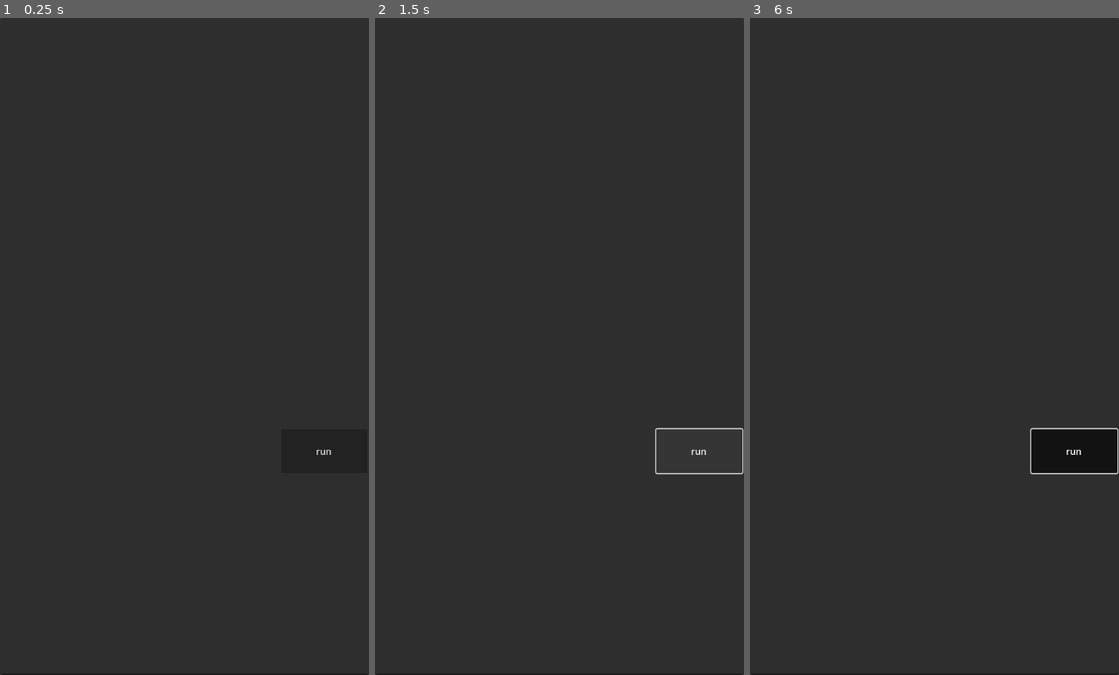
Above: before the commit, frames 1-3 (left to right).
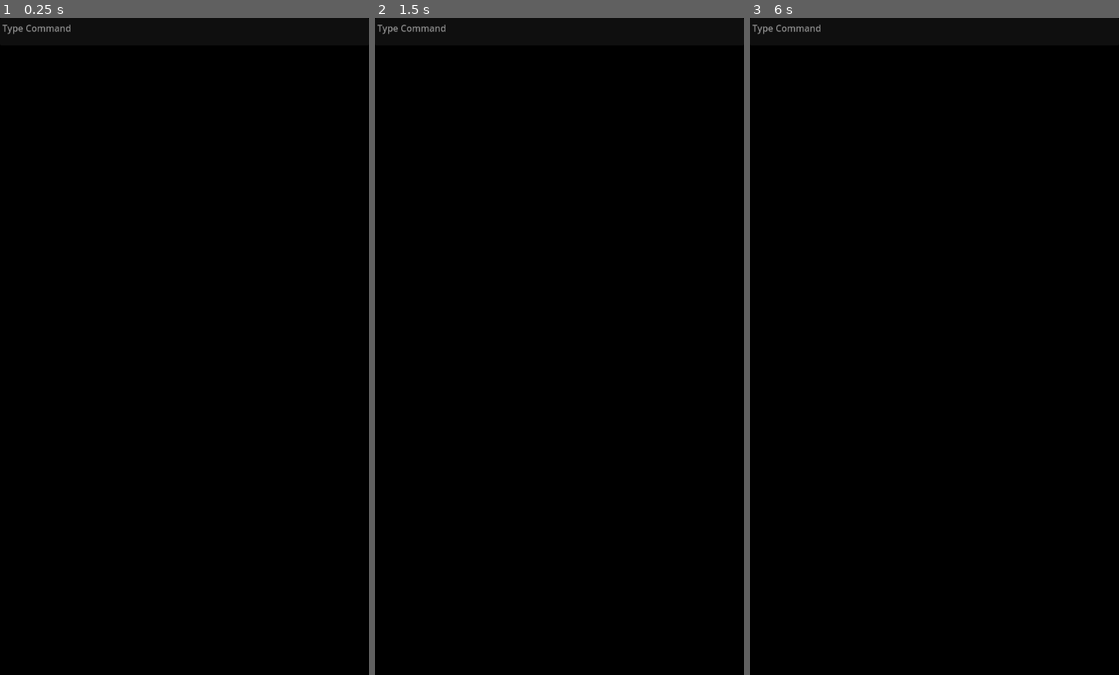
Above: after the commit, the same moments.

Repository: s3ozdemir/Otmux
Game: Godot game, scene res://Otmux/otmux.tscn
Two runs of this game, one before a commit and one after it. Both use one fixed random seed, a clock stepped at 60 frames per second and the inputs below. Before the commit the project starts from res://otmux.tscn.
Inputs (mouse positions are in pixels of both pictures, inside the frame that each line leads up to):
- Up to frame 1 (0.25 s): no input
- Up to frame 2 (1.5 s): click (699, 451) at 0.5 s, where only the run before the commit has a clickable "run"; click (699, 451) at 1.25 s, where only the run before the commit has a clickable "run"
- Up to frame 3 (6 s): click (1074, 451) at 2 s, where only the run before the commit has a clickable "run"; tap Enter at 2.75, 2.85, 3.6, 4.25, 4.35, 5.1, 5.75, 5.85 s; move the mouse to (1015, 313) at 2.77 s; click (1015, 313) at 2.92 s; tap Space at 3.5, 5 s; move the mouse to (860, 379) at 3.52 s; click (860, 379) at 3.67 s; move the mouse to (971, 201) at 4.27 s; click (971, 201) at 4.42 s; move the mouse to (916, 477) at 5.02 s; click (916, 477) at 5.17 s; move the mouse to (1045, 445) at 5.77 s; click (1045, 445) at 5.92 s

The runs differ from the first frame. In frame 1, 100% of the frame differs, in the area x 0-100%, y 0-100%; in frame 2, 100%; in frame 3, 98%.
Error before the commit: Invalid assignment of property or key 'text' with value of type 'String' on a base object of type 'null instance'. (res://CommandOutput.gd:20)

Commit message:
0.0.0.1

Diff:
--- a/CommandOutput.gd
+++ /dev/null
@@ -1,20 +0,0 @@
-extends Node
-class_name CommandOutput
-
-@onready var console_output: Label = $"../TextEdit/ColorRect/ConsoleOutput"
-
-
-
-func _ready():
-	if Engine.has_singleton("AndroidRuntime"):
-		var runtime = Engine.get_singleton("AndroidRuntime")
-		print("AndroidRuntime var!")
-		var context = runtime.get_activity()
-		print("Activity context: ", context)
-		write_output("Activity context: " + context)
-	else:
-		print("AndroidRuntime bulunamadı!")
-		write_output("AndroidRuntime bulunamadı!")
-#+++++++++++++++++++++++++++++++++++++++++++++
-func write_output(output):
-	console_output.text = output
--- a/text_edit.gd
+++ b/Global/Global.gd
@@ -1,9 +1,11 @@
-extends TextEdit
+extends Node
 
-var java = Engine.get_singleton("JavaClassWrapper")
+signal entered(command:String)
+signal received_data(response_code, data)
 # Called when the node enters the scene tree for the first time.
 func _ready() -> void:
-	pass
+	pass # Replace with function body.
+
 
 # Called every frame. 'delta' is the elapsed time since the previous frame.
 func _process(delta: float) -> void:
--- /dev/null
+++ b/InputText/input_text.gd
@@ -0,0 +1,18 @@
+extends TextEdit
+class_name InputText
+
+
+# Called when the node enters the scene tree for the first time.
+func _ready() -> void:
+	gui_input.connect(_on_gui_input)
+
+
+func _on_gui_input(event: InputEvent) -> void:
+	if has_focus():
+		if event is InputEventKey and event.pressed:
+			if event.keycode == KEY_ENTER:
+				print_debug("entered")
+				accept_event()
+				editable = false
+				Global.entered.emit(text)
+				gui_input.disconnect(_on_gui_input)
--- /dev/null
+++ b/InputText/input_text.tscn
@@ -0,0 +1,12 @@
+[gd_scene load_steps=2 format=3 uid="uid://dhsu7il448v7v"]
+
+[ext_resource type="Script" uid="uid://copu4ebvero4o" path="res://InputText/input_text.gd" id="1_6i1d3"]
+
+[node name="InputText" type="TextEdit"]
+custom_minimum_size = Vector2(0, 50)
+size_flags_horizontal = 3
+theme_override_constants/caret_width = 1
+placeholder_text = "Type Command"
+wrap_mode = 1
+scroll_fit_content_height = true
+script = ExtResource("1_6i1d3")
--- /dev/null
+++ b/Otmux/otmux.gd
@@ -0,0 +1,32 @@
+extends Control
+class_name Otmux
+
+@export var http_request : HTTPRequest
+
+func _ready() -> void:
+	http_request.request_completed.connect(_on_request_completed)
+	Global.entered.connect(_on_entered)
+
+func _on_entered(command : String):
+	send_data(command)
+
+
+func send_data(data: String):
+	var headers = ["Content-Type: application/x-www-form-urlencoded"]
+	var body :String= "command=" + data
+	var err = http_request.request(
+		"http://127.0.0.1:5000/data",
+		headers,
+		HTTPClient.METHOD_POST,
+		body# <-- bu argüman artık ayrı değil, body request içine gömülüyor
+	)
+
+	if err != OK:
+		print("HTTP request error:", err)
+
+func _on_request_completed(result, response_code, headers, body :PackedByteArray):
+	var data = body.get_string_from_utf8()
+	Global.received_data.emit(response_code,data)
+
+	print("HTTP response code:", response_code)
+	print("Body:", data)
--- /dev/null
+++ b/Otmux/otmux.tscn
@@ -0,0 +1,46 @@
+[gd_scene load_steps=4 format=3 uid="uid://dvk1w6urb881x"]
+
+[ext_resource type="Script" uid="uid://dp1ybd338flbj" path="res://Otmux/otmux.gd" id="1_74b5g"]
+[ext_resource type="Script" uid="uid://doncwvsnidrq5" path="res://Otmux/terminal_container.gd" id="2_nmwh8"]
+[ext_resource type="PackedScene" uid="uid://dhsu7il448v7v" path="res://InputText/input_text.tscn" id="2_qpmai"]
+
+[node name="Otmux" type="Control" node_paths=PackedStringArray("http_request")]
+layout_mode = 3
+anchors_preset = 15
+anchor_right = 1.0
+anchor_bottom = 1.0
+grow_horizontal = 2
+grow_vertical = 2
+mouse_filter = 1
+script = ExtResource("1_74b5g")
+http_request = NodePath("HTTPRequest")
+
+[node name="HTTPRequest" type="HTTPRequest" parent="."]
+
+[node name="ScrollContainer" type="ScrollContainer" parent="."]
+layout_mode = 1
+anchors_preset = 15
+anchor_right = 1.0
+anchor_bottom = 1.0
+grow_horizontal = 2
+grow_vertical = 2
+
+[node name="TerminalContainer" type="GridContainer" parent="ScrollContainer"]
+layout_mode = 2
+size_flags_horizontal = 3
+script = ExtResource("2_nmwh8")
+
+[node name="InputText" parent="ScrollContainer/TerminalContainer" instance=ExtResource("2_qpmai")]
+layout_mode = 2
+
+[node name="ColorRect" type="ColorRect" parent="."]
+z_index = -1
+layout_mode = 1
+anchors_preset = 15
+anchor_right = 1.0
+anchor_bottom = 1.0
+grow_horizontal = 2
+grow_vertical = 2
+mouse_filter = 1
+mouse_behavior_recursive = 1
+color = Color(0, 0, 0, 1)
--- /dev/null
+++ b/Otmux/terminal_container.gd
@@ -0,0 +1,16 @@
+extends GridContainer
+class_name TerminalContainer
+
+var output_scene = preload("uid://ggmakp4pooau")
+
+# Called when the node enters the scene tree for the first time.
+func _ready() -> void:
+
+	Global.entered.connect(_on_entered)
+
+
+func _process(delta: float) -> void:
+	pass
+
+func _on_entered(commnad:String):
+	HelperFunctions.create_scene(output_scene,self)
--- /dev/null
+++ b/OutputText/output_text.gd
@@ -0,0 +1,15 @@
+extends TextEdit
+class_name OutputText
+
+var input_scene = preload("uid://dhsu7il448v7v")
+
+func _ready() -> void:
+	HelperFunctions.create_scene(input_scene,get_parent())
+	Global.received_data.connect(_on_received_data)
+
+
+func _on_received_data(response_code : int,data):
+	if data :
+		text = data
+	else:
+		text = " "
--- /dev/null
+++ b/OutputText/output_text.tscn
@@ -0,0 +1,10 @@
+[gd_scene load_steps=2 format=3 uid="uid://ggmakp4pooau"]
+
+[ext_resource type="Script" uid="uid://ibsukwhoghlw" path="res://OutputText/output_text.gd" id="1_pcf16"]
+
+[node name="OutputText" type="TextEdit"]
+text = "Output"
+editable = false
+wrap_mode = 1
+scroll_fit_content_height = true
+script = ExtResource("1_pcf16")
--- /dev/null
+++ b/TerminalHelper/HelperFunctions.gd
@@ -0,0 +1,6 @@
+extends Node
+class_name HelperFunctions
+
+static func create_scene(packed_scene : PackedScene, parent : Node):
+	var scene = packed_scene.instantiate()
+	parent.add_child(scene)
--- a/otmux.tscn
+++ /dev/null
@@ -1,34 +0,0 @@
-[gd_scene load_steps=4 format=3 uid="uid://dvk1w6urb881x"]
-
-[ext_resource type="Script" uid="uid://c6wka7kf46sav" path="res://CommandOutput.gd" id="1_8lfjm"]
-[ext_resource type="Script" uid="uid://dk4kve03kxm6u" path="res://text_edit.gd" id="1_uqgf8"]
-[ext_resource type="Script" uid="uid://mdhiotiiq2kb" path="res://run_button.gd" id="3_8336j"]
-
-[node name="Otmux" type="Control"]
-layout_mode = 3
-anchors_preset = 15
-anchor_right = 1.0
-anchor_bottom = 1.0
-grow_horizontal = 2
-grow_vertical = 2
-
-[node name="CommandOutput" type="Node" parent="."]
-script = ExtResource("1_8lfjm")
-
-[node name="TextEdit" type="TextEdit" parent="."]
-layout_mode = 1
-anchors_preset = 15
-anchor_right = 1.0
-anchor_bottom = 1.0
-grow_horizontal = 2
-grow_vertical = 2
-script = ExtResource("1_uqgf8")
-
-[node name="RunButton" type="Button" parent="TextEdit"]
-layout_mode = 0
-offset_left = 494.0
-offset_top = 721.0
-offset_right = 645.0
-offset_bottom = 798.0
-text = "run"
-script = ExtResource("3_8336j")
--- a/project.godot
+++ b/project.godot
@@ -15,6 +15,10 @@
 config/features=PackedStringArray("4.5", "Mobile")
 config/icon="res://icon.svg"
 
+[autoload]
+
+Global="*res://Global/Global.gd"
+
 [display]
 
 window/size/viewport_width=648
--- a/run_button.gd
+++ /dev/null
@@ -1,12 +0,0 @@
-extends Button
-
-@onready var text_edit: TextEdit = $".."
-@onready var console_output: Label = $"../ColorRect/ConsoleOutput"
-@onready var command = text_edit.text
-# Called when the node enters the scene tree for the first time.
-func _ready() -> void:
-	pressed.connect(on_pressed)
-
-
-func on_pressed():
-	pass
Not shown, removed: CommandOutput.gd.uid
Not shown, added: Global/Global.gd.uid
Not shown, added: InputText/input_text.gd.uid
Not shown, added: Otmux/otmux.gd.uid
Not shown, added: Otmux/terminal_container.gd.uid
Not shown, added: OutputText/output_text.gd.uid
Not shown, added: TerminalHelper/HelperFunctions.gd.uid
Not shown, removed: run_button.gd.uid
Not shown, removed: text_edit.gd.uid
